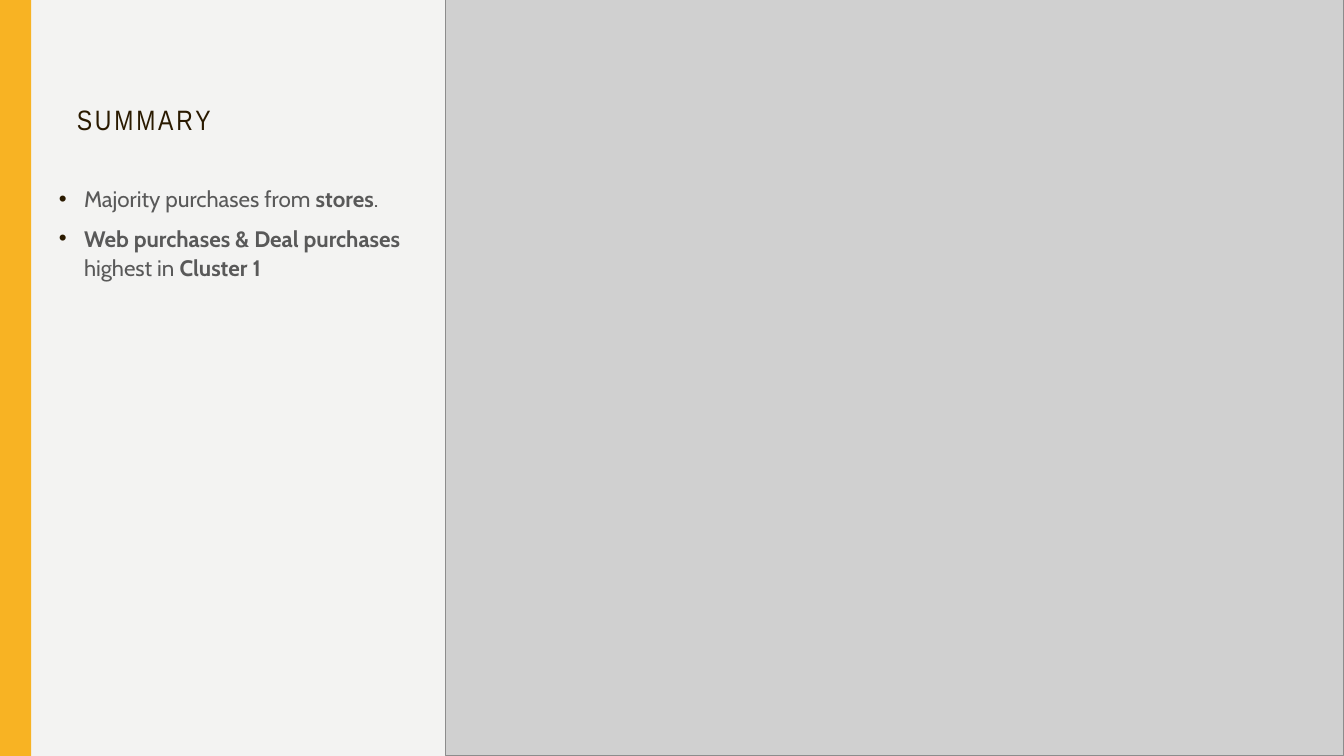
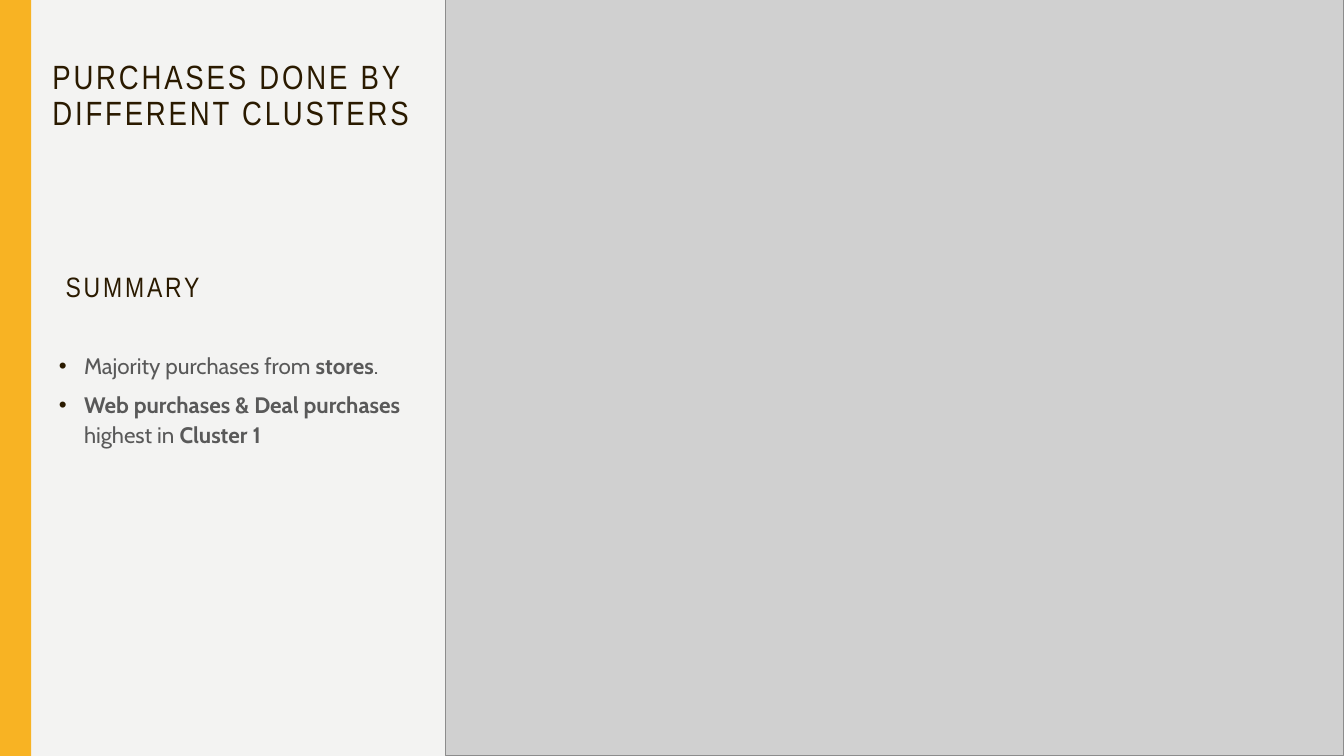
Before and after one commit to RojeshDhakal/IOD, a slide deck: slide 25 of Mini_Project_3/Mini Project 3.pptx. Drawn at 1344x756 pixels with LibreOffice and Linux fonts; fonts in the diff are those of the drawing; grey boxes stand for pictures. Boxes give left, top, right and bottom in pixels: in the first picture for what was removed or moved away, otherwise in the second. Text is boxed around its words. In the diff, an @@ line names an element or a change of style, - is before the commit and + after.

```diff
--- a/Mini_Project_3/Mini Project 3.pptx
+++ b/Mini_Project_3/Mini Project 3.pptx
@@ text added at bbox=[52, 65, 409, 126], 24 pt, text #2A1A00 @@
+PURCHASES DONE BY DIFFERENT CLUSTERS
@@ title "SUMMARY": place and size @@
-title "SUMMARY" at bbox=[67, 42, 409, 141]
+title "SUMMARY" at bbox=[55, 210, 398, 309]
@@ text "Majority purchases from stores.": place and size @@
-text "Majority purchases from stores." at bbox=[84, 190, 400, 282]
+text "Majority purchases from stores." at bbox=[84, 357, 400, 449]
```
Also in this commit, not shown: 9 other slides changed, 1 slide added, 1 slide removed, 28 other files.
